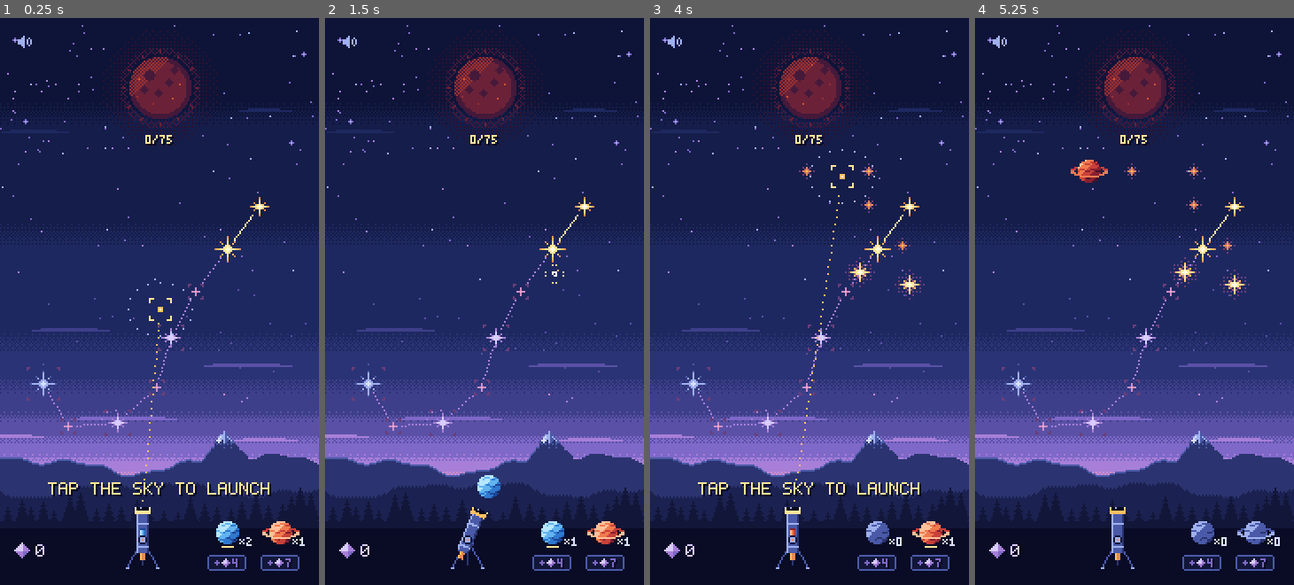
Above: before the commit, frames 1-4 (left to right).
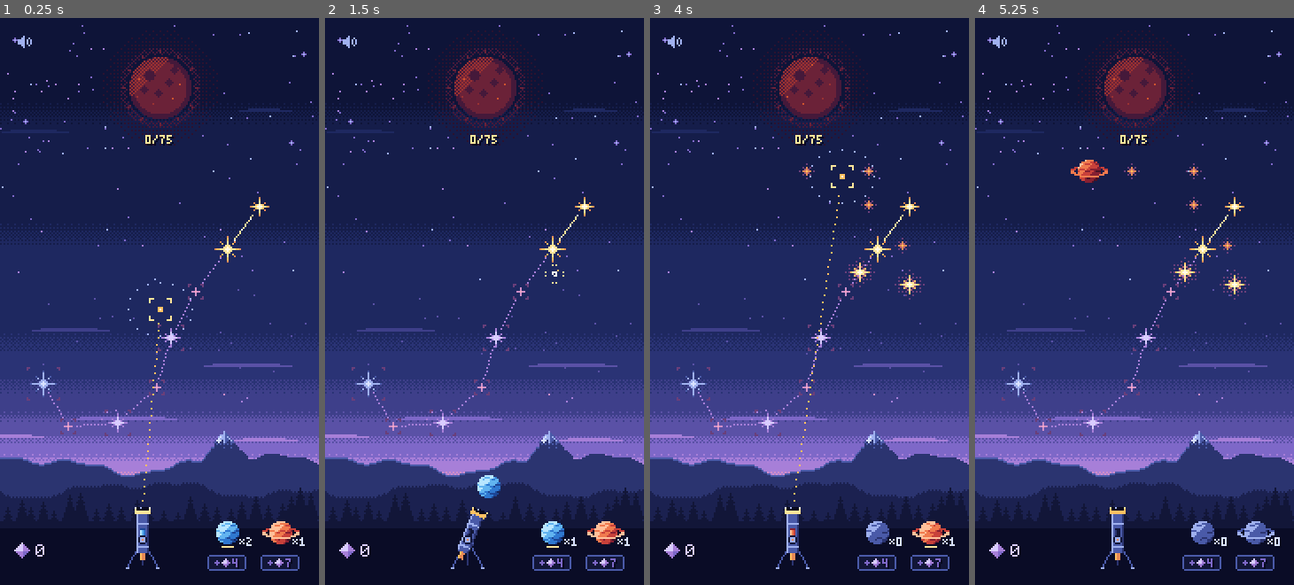
Above: after the commit, the same moments.

Repository: mrafael1/DustInSpace
Game: Godot game, scene res://game/scenes/main.tscn
The game is run twice, just before and just after one commit, with the same random seed, the same clock (stepped at 60 frames per second) and the same inputs.
Inputs (mouse positions are in pixels of both pictures, inside the frame that each line leads up to):
- Up to frame 1 (0.25 s): no input
- Up to frame 2 (1.5 s): tap Enter at 0.5 s; move the mouse to (554, 273) at 0.52 s; hold Shift 0.53-1.25 s; click (554, 273) at 0.67 s; drag from (420, 329) to (468, 414) at 1.27 s
- Up to frame 3 (4 s): move the mouse to (841, 176) at 2.02 s; tap Ctrl at 2.1 s; click (841, 176) at 2.17 s; drag from (793, 414) to (713, 216) at 2.77 s; move the mouse to (905, 386) at 3.52 s; tap B at 3.6 s; click (905, 386) at 3.67 s
- Up to frame 4 (5.25 s): tap Space at 4.25 s; drag from (1038, 216) to (1086, 159) at 4.27 s; move the mouse to (1150, 301) at 5.02 s; hold Shift from 5.03 s (still down); click (1150, 301) at 5.17 s

The runs differ from the first frame. In frame 1, 0.8% of the frame differs, in the area x 15-85%, y 81-85%; in frame 2, less than 0.1%; in frame 3, 0.8%; in frame 4, less than 0.1%.

Commit message:
feat: telescope drops the aim hint text and shows a neutral window when empty
Co-Authored-By: Claude Opus 5.5 <noreply@anthropic.com>
Claude-Session: https://claude.ai/code/session_01ASnDPR9SCSabzXswq9efCT

Diff:
--- a/game/scenes/telescope.gd
+++ b/game/scenes/telescope.gd
@@ -25,7 +25,6 @@
 signal message_shown(text: String)
 
 const EMPTY_MESSAGE: String = "LOAD A PLANET FIRST"
-const AIM_MESSAGE: String = "TAP THE SKY TO LAUNCH"
 ## The tube turns in this many whole-pixel direction frames around the pivot.
 const DIRECTIONS: int = 16
 ## Where the barrel pivots on the tripod's head. The tripod never moves; only the barrel turns.
@@ -42,7 +41,8 @@
 const STRAPS: Array[int] = [-4, 9]
 ## The lens opening: the hood's last rows inside its rim, dark and hollow.
 const LENS_DEPTH: int = 2
-## The loaded planet's window on the barrel (u from..to, 3 px across), in the pack's own colours.
+## The loaded planet's window on the barrel (u from..to, 3 px across): the pack's own colours, or
+## dark neutral glass when the telescope is empty.
 const WINDOW_FROM: int = 2
 const WINDOW_TO: int = 6
 ## Loading: the planet drops along the barrel from LOAD_FROM px past the mouth to LOAD_TO px inside
@@ -193,7 +193,6 @@
 	_aiming = true
 	_pose()
 	aim_started.emit()
-	message_shown.emit(AIM_MESSAGE)
 	return true
 
 
@@ -430,7 +429,9 @@
 	if u < HOOD_BACK:
 		if absi(v) > BARREL_HALF:
 			return null
-		if loaded != "" and u >= WINDOW_FROM and u <= WINDOW_TO and absi(v) <= 1:
+		if u >= WINDOW_FROM and u <= WINDOW_TO and absi(v) <= 1:
+			if loaded == "":
+				return Palette.M3 if v == 1 and u > WINDOW_FROM and u < WINDOW_TO else Palette.M1
 			var ramp: Array[Color] = Palette.RED_PACK if loaded == "red" else Palette.BLUE_PACK
 			return ramp[3 + v] if u > WINDOW_FROM and u < WINDOW_TO else ramp[1]
 		if v == BARREL_HALF or STRAPS.has(u):
--- a/tests/test_main.gd
+++ b/tests/test_main.gd
@@ -171,7 +171,7 @@
 	var telescope: Telescope = main.get_node("Telescope")
 	assert_ne(telescope.seated_pack(), "")
 	assert_true(telescope.is_aiming())
-	assert_eq((main.get_node("HUD") as Hud).message(), Telescope.AIM_MESSAGE, "with the hint showing")
+	assert_eq((main.get_node("HUD") as Hud).message(), "", "no hint text: the reticle says it")
 	assert_true(ScreenZones.HUD.grow(10).has_point(telescope.origin()), "in the HUD's row")
 
 
--- a/tests/test_telescope.gd
+++ b/tests/test_telescope.gd
@@ -125,7 +125,10 @@
 	var u: int = (Telescope.WINDOW_FROM + Telescope.WINDOW_TO) / 2
 	assert_true(Palette.BLUE_PACK.has(scope._barrel_colour(u, 0, "blue")))
 	assert_true(Palette.RED_PACK.has(scope._barrel_colour(u, 0, "red")))
-	assert_eq(scope._barrel_colour(u, 0, ""), Palette.M4, "empty: plain barrel")
+	assert_eq(scope._barrel_colour(u, 0, ""), Palette.M1, "empty: dark neutral glass")
+	for kind: String in ["", "blue", "red"]:
+		for v: int in [-1, 0, 1]:
+			assert_ne(scope._barrel_colour(u, v, kind), Palette.M4, "the window is always there (%s)" % kind)
 	assert_eq(scope._barrel_colour(Telescope.MOUTH - 1, 0, "blue"), Palette.N0, "the lens stays a dark opening")
 	assert_eq(scope._barrel_colour(Telescope.MOUTH - 1, 0, ""), Palette.N0)
 
